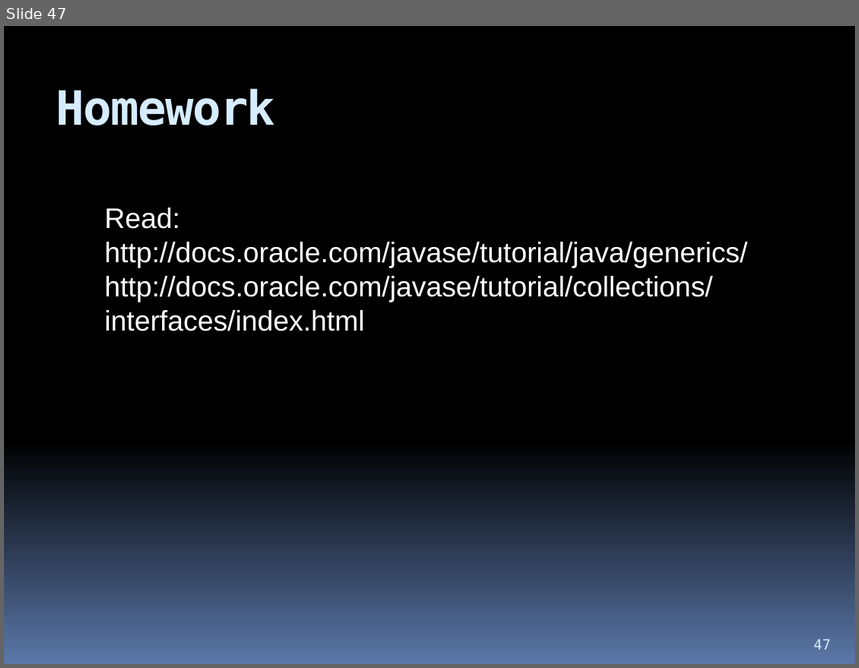
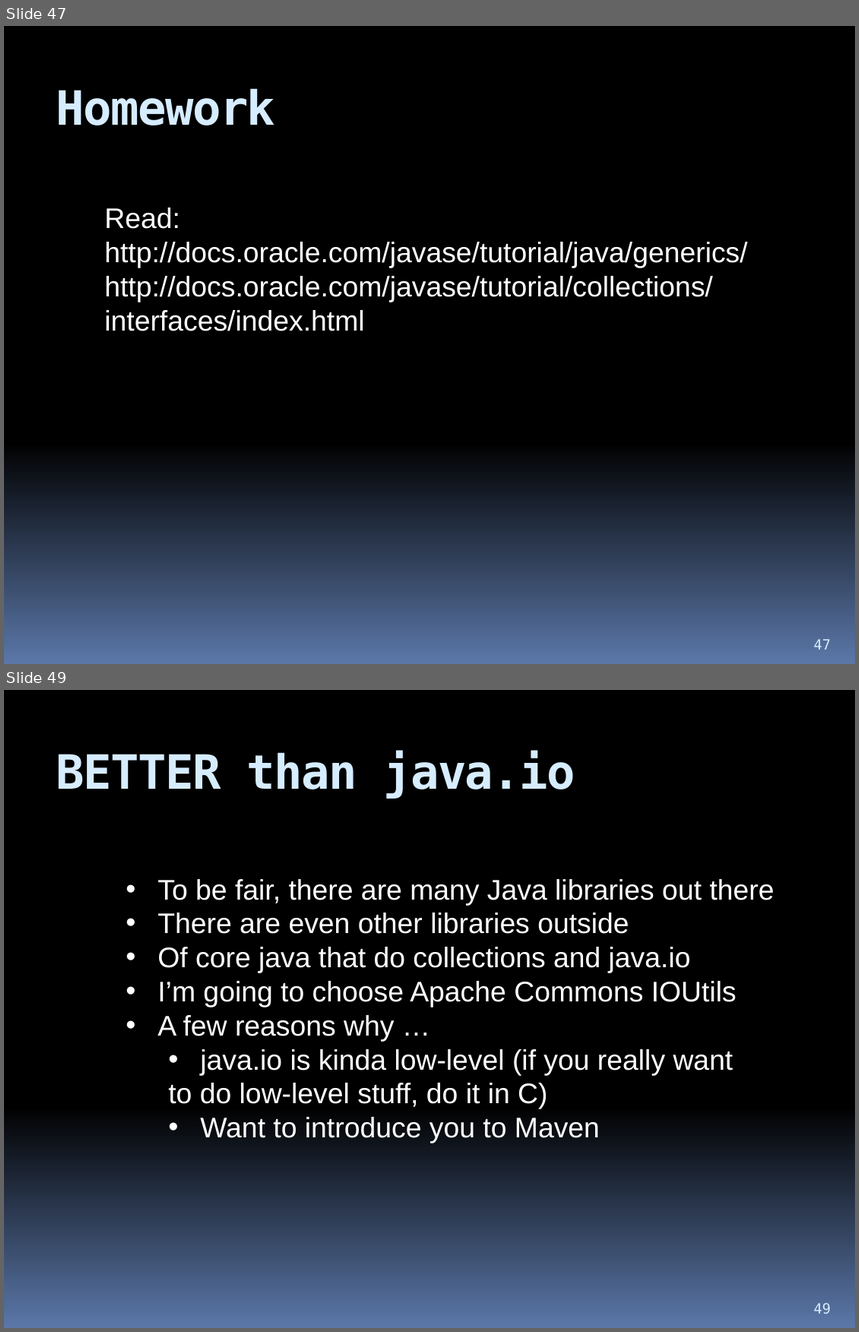
Before and after one commit to hchan/comp2613, a slide deck: coursePresentation.pptx. Shown one above the other, each under a label of ours: slide 47 before the commit, slides 47 and 49 after it; the slides between them are not shown. The pictures are 859x668 and 859x1332 pixels, drawn with LibreOffice and Linux fonts; fonts in the diff are those of the drawing. Boxes give left, top, right and bottom in pixels: in the first picture for what was removed or moved away, otherwise in the second. Text is boxed around its words. In the diff, an @@ line names an element or a change of style, - is before the commit and + after.

```diff
--- a/coursePresentation.pptx
+++ b/coursePresentation.pptx
@@ slide 49 added at [4, 690, 855, 1328], background gradient #000000 to #5B77A8 @@
@@ title added at [56, 751, 576, 799], 40 pt, text #D6ECFF, bold @@
+BETTER than java.io
@@ text added at [158, 879, 775, 1144], 24 pt, text #FFFFFF @@
+• To be fair, there are many Java libraries out there
+• There are even other libraries outside
+• Of core java that do collections and java.io
+• I’m going to choose Apache Commons IOUtils
+• A few reasons why …
+  • java.io is kinda low-level (if you really want
+  to do low-level stuff, do it in C)
+  • Want to introduce you to Maven
@@ page number added at [814, 1303, 831, 1314], 12 pt, text #D6ECFF @@
+49
```
Also in this commit, not shown: 7 other slides added, 1 other file.
